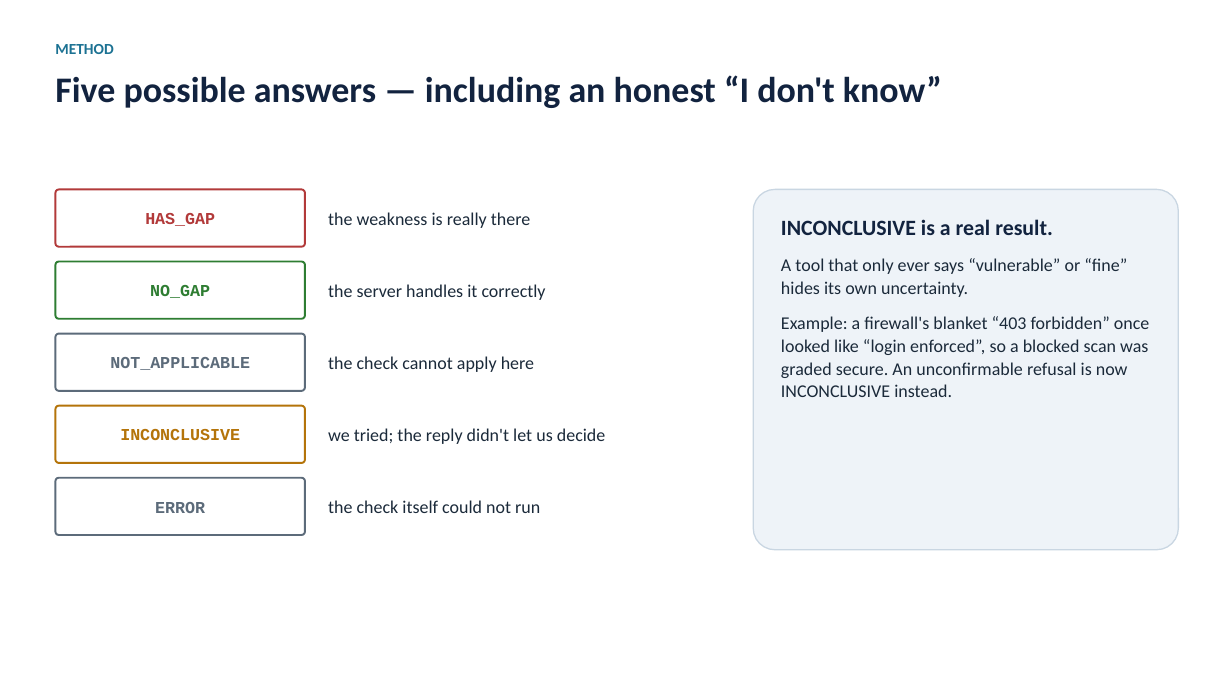
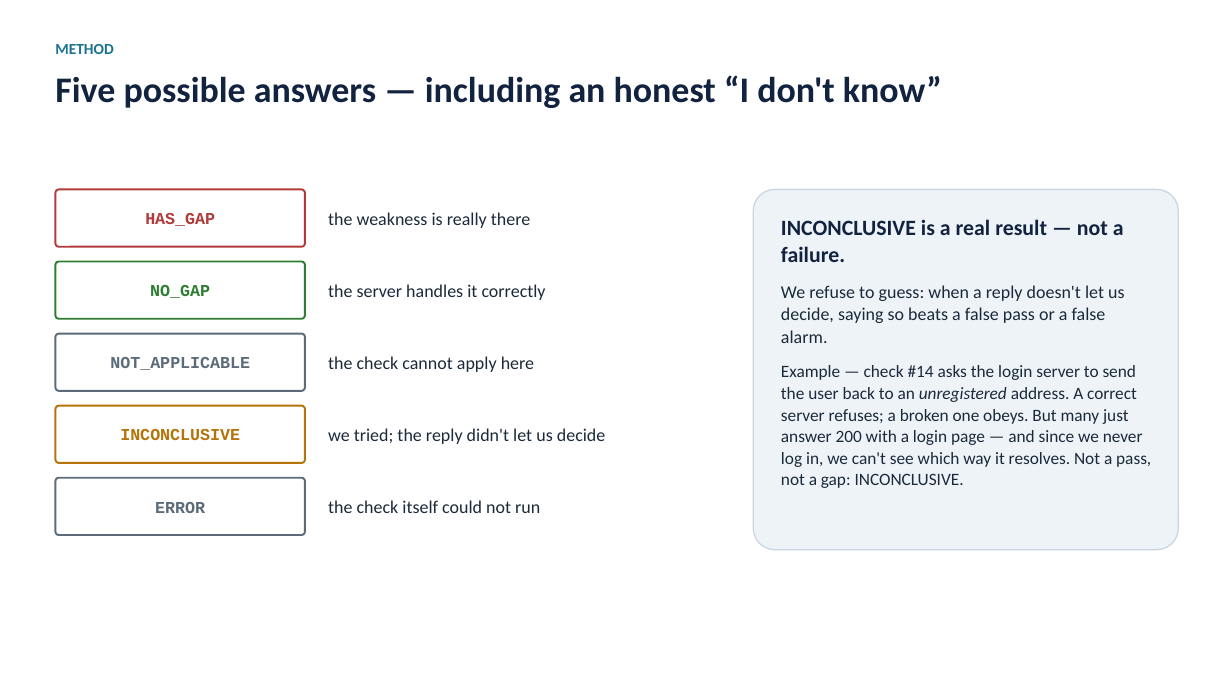
Before and after one commit to yamitkfir/YamAmit-MCP-auth, a slide deck: slide 7 of MCP-auth-slides.pptx. Drawn at 1232x693 pixels with LibreOffice and Linux fonts; fonts in the diff are those of the drawing. Boxes give left, top, right and bottom in pixels: in the first picture for what was removed or moved away, otherwise in the second. Text is boxed around its words. In the diff, an @@ line names an element or a change of style, - is before the commit and + after.

```diff
--- a/MCP-auth-slides.pptx
+++ b/MCP-auth-slides.pptx
@@ text at <box>781,219,1151,488</box>: text changed; size 14 to 13.5 pt @@
-INCONCLUSIVE is a real result.
-A tool that only ever says “vulnerable” or “fine” hides its own uncertainty.
-Example: a firewall's blanket “403 forbidden” once looked like “login enforced”, so a blocked scan was graded secure. An unconfirmable refusal is now INCONCLUSIVE instead.
+INCONCLUSIVE is a real result — not a failure.
+We refuse to guess: when a reply doesn't let us decide, saying so beats a false pass or a false alarm.
+Example — check #14 asks the login server to send the user back to an unregistered address. A correct server refuses; a broken one obeys. But many just answer 200 with a login page — and since we never log in, we can't see which way it resolves. Not a pass, not a gap: INCONCLUSIVE.
```
Also in this commit, not shown: 23 other slides changed, 1 slide added, 1 slide removed.
